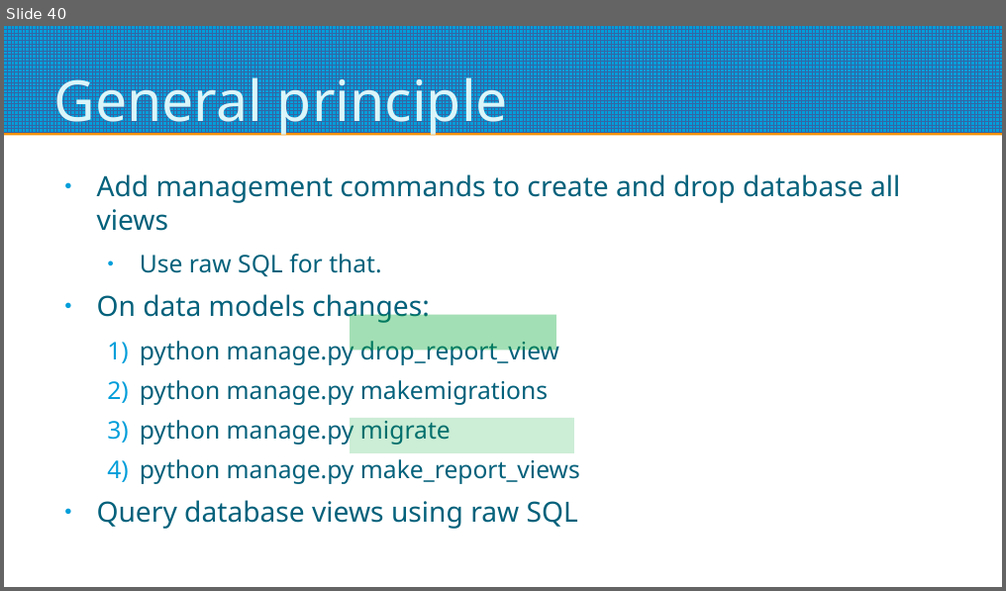
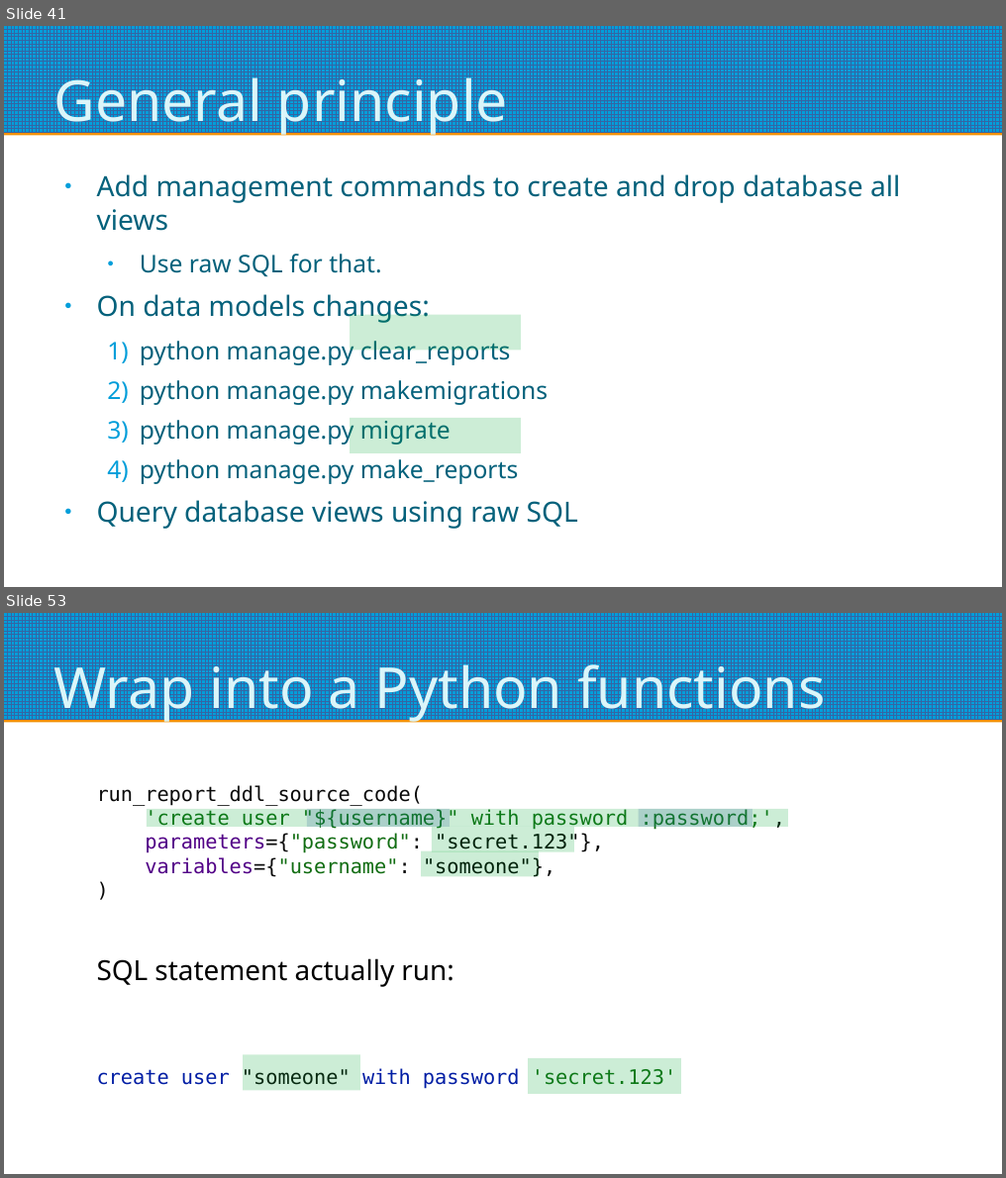
Before and after one commit to roskakori/django-reporting-with-raw-sql, a slide deck: Django reporting with raw SQL.odp. Shown one above the other, each under a label of ours: slide 40 before the commit, slides 41 and 53 after it; the slides between them are not shown. The pictures are 1006x591 and 1006x1178 pixels, drawn with LibreOffice and Linux fonts; fonts in the diff are those of the drawing. Boxes give left, top, right and bottom in pixels: in the first picture for what was removed or moved away, otherwise in the second. Text is boxed around its words. In the diff, an @@ line names an element or a change of style, - is before the commit and + after.

Commit message:
#1 Fix database views and add example for round trip engineering

```diff
--- a/Django reporting with raw SQL.odp
+++ b/Django reporting with raw SQL.odp
@@ slide 53 added at [4, 613, 1002, 1174], background #FFFFFF; not listed: 1 template element that a slide beside it also shows @@
@@ title added at [54, 655, 825, 723], 45 pt, text #DBF5F9 @@
+Wrap into a Python functions
@@ text added at [97, 785, 786, 878], 16 pt, text #116D12 @@
+run_report_ddl_source_code(
+'create user "${username}" with password :password;',
+parameters={"password": "secret.123"},
+variables={"username": "someone"},
+)
@@ rectangle added at [147, 809, 788, 828], fill #00A933 at 20% opacity @@
@@ rectangle added at [307, 809, 450, 828], fill #2A6099 at 20% opacity @@
@@ rectangle added at [639, 809, 752, 828], fill #2A6099 at 20% opacity @@
@@ rectangle added at [432, 827, 573, 852], fill #00A933 at 20% opacity @@
@@ rectangle added at [422, 852, 540, 876], fill #00A933 at 20% opacity @@
@@ text added at [97, 959, 453, 987], 22 pt, text #000000 @@
+SQL statement actually run:
@@ rectangle added at [243, 1055, 360, 1090], fill #00A933 at 20% opacity @@
@@ text added at [97, 1067, 676, 1089], 16 pt, text #001DA4 @@
+create user "someone" with password 'secret.123'
@@ rectangle added at [529, 1059, 681, 1094], fill #00A933 at 20% opacity @@
@@ what was slide 40 is now slide 41 @@
@@ slide 41 changed as well @@
@@ rectangle: place and size @@
-rectangle at [350, 315, 556, 350]
+rectangle at [350, 315, 521, 350]
@@ rectangle removed at [350, 315, 556, 350] @@
@@ text at [140, 337, 511, 367]: text changed @@
-  1) python manage.py drop_report_view
+  1) python manage.py clear_reports
@@ rectangle: place and size @@
-rectangle at [350, 418, 574, 454]
+rectangle at [350, 418, 521, 454]
@@ text at [140, 460, 518, 484]: text changed @@
-  4) python manage.py make_report_views
+  4) python manage.py make_reports
```
Also in this commit, not shown: 6 other slides changed, 28 other slides added, 18 slides removed, 9 other files.
